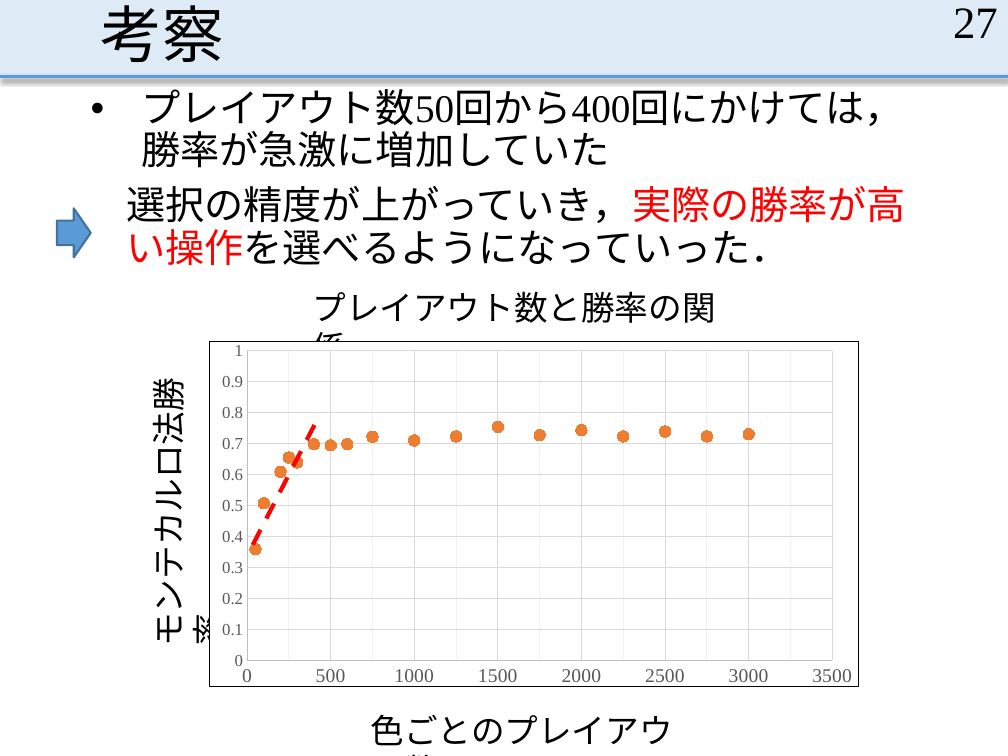
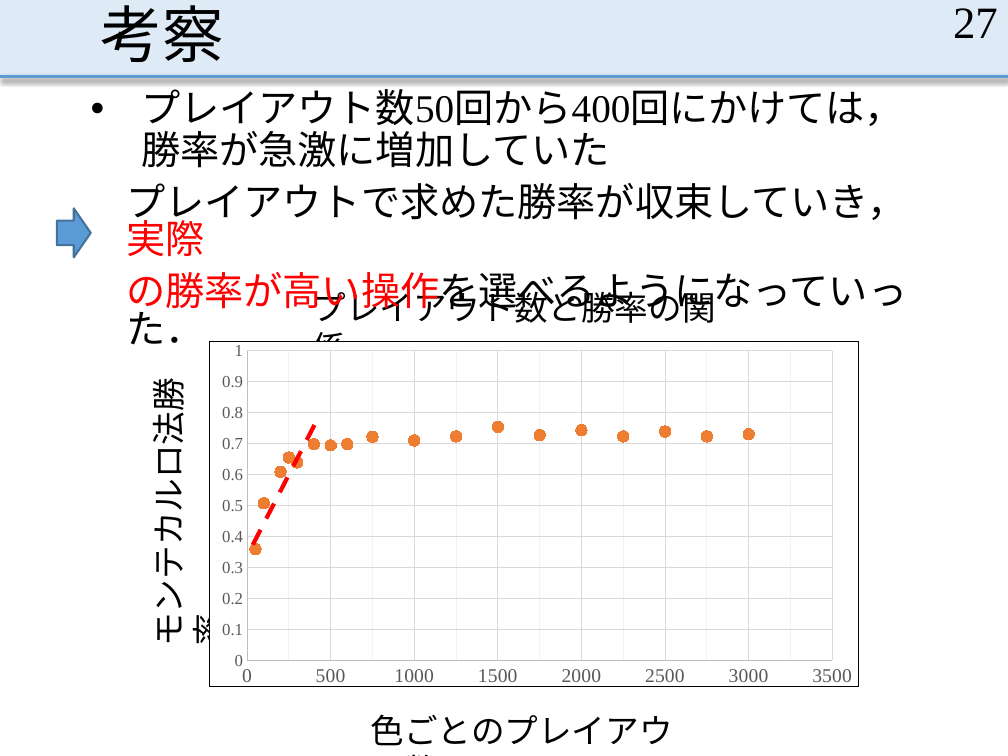
Before and after one commit to MasayaOda/SR, a slide deck: slide 27 of 中間発表1210.pptx. Drawn at 1008x756 pixels with LibreOffice and Linux fonts; fonts in the diff are those of the drawing. Boxes give left, top, right and bottom in pixels: in the first picture for what was removed or moved away, otherwise in the second. Text is boxed around its words. In the diff, an @@ line names an element or a change of style, - is before the commit and + after.

Commit message:
発表練習して修正

```diff
--- a/中間発表1210.pptx
+++ b/中間発表1210.pptx
@@ text at bbox=[126, 183, 907, 345]: text changed @@
-選択の精度が上がっていき，実際の勝率が高い操作を選べるようになっていった．
+プレイアウトで求めた勝率が収束していき，実際
+の勝率が高い操作を選べるようになっていった．
```
Also in this commit, not shown: 4 other slides changed.
